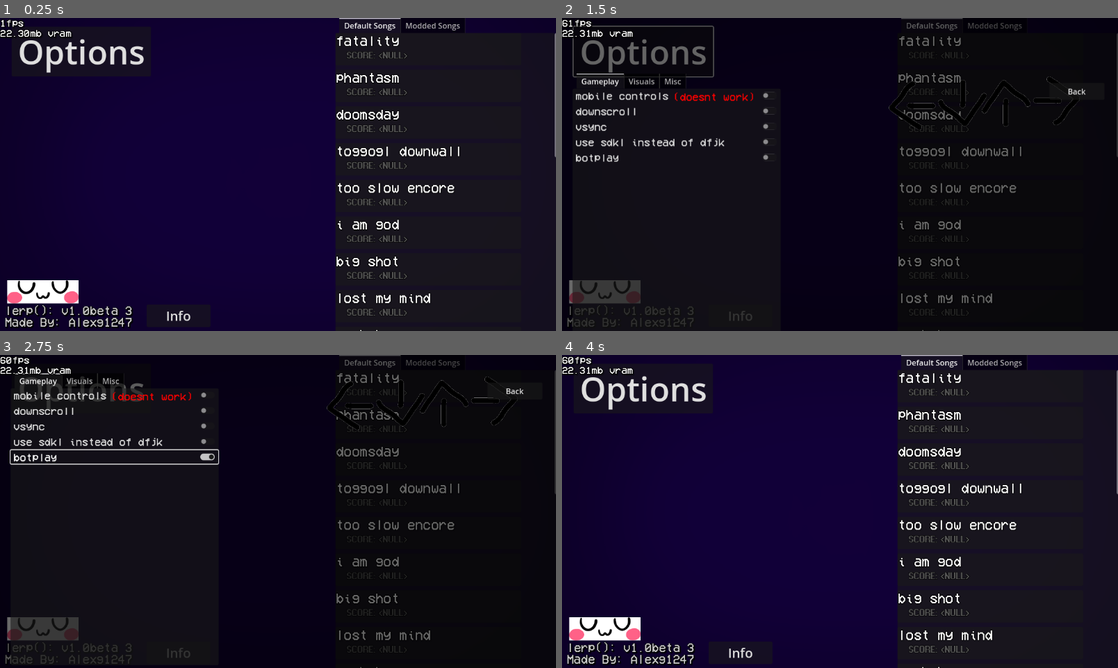
Above: before the commit, frames 1-4 (two rows, left to right).
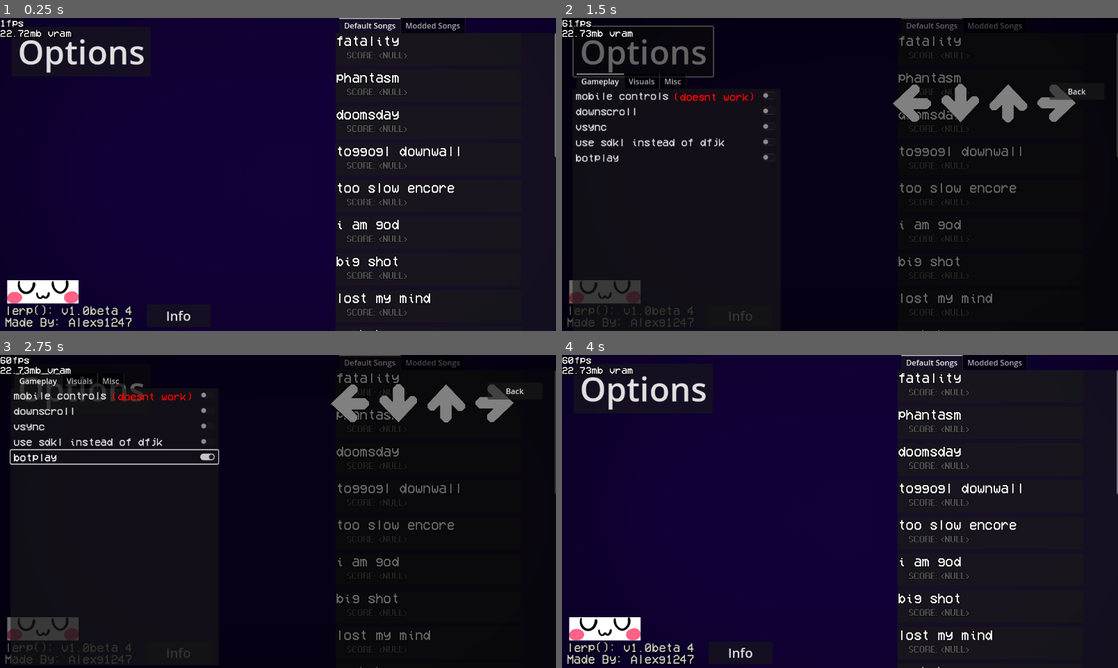
Above: after the commit, the same moments.

Repository: Alexg1247/lerp
Game: Godot game, scene res://scnee/Main Menu.tscn
The game is run twice, just before and just after one commit, with the same random seed, the same clock (stepped at 60 frames per second) and the same inputs.
Inputs (mouse positions are in pixels of both pictures, inside the frame that each line leads up to):
- Up to frame 1 (0.25 s): no input
- Up to frame 2 (1.5 s): click "Options" at 0.5 s; click (990, 49) at 1.27 s
- Up to frame 3 (2.75 s): click "botplay" at 2 s
- Up to frame 4 (4 s): click "Back" at 2.75 s; move the mouse to (962, 495) at 3.52 s; hold Right (ui_right) from 3.53 s (still down); tap Alt (fun is inf) at 3.6 s

The runs differ from the first frame. In frame 1, less than 0.1% of the frame differs, in the area x 3-24%, y 3-96%; in frame 2, 1.8%; in frame 3, 1.8%, in the area x 3-94%, y 3-95%; in frame 4, less than 0.1%.

Commit message:
fatality mix modchart, modded song mochart support

Diff:
--- a/assets/note skin/strumline.gd
+++ b/assets/note skin/strumline.gd
@@ -67,30 +67,30 @@
 						Globals.emit_signal("player_note_hit", hit, hit.note_data, hit.name)
 						match hit.note_data +1:
 							1:
-								key.get_node("key").frame = 0
+								key.get_node("Receptor").self_modulate = Color(1,1,1,1)
 							2:
-								key2.get_node("key").frame = 0
+								key2.get_node("Receptor").self_modulate = Color(1,1,1,1)
 							3:
-								key3.get_node("key").frame = 0
+								key3.get_node("Receptor").self_modulate = Color(1,1,1,1)
 							4:
-								key4.get_node("key").frame = 0
+								key4.get_node("Receptor").self_modulate = Color(1,1,1,1)
 						match hit.note_data +1:
 							1:
-								key2.get_node("key").frame = 1
-								key3.get_node("key").frame = 1
-								key4.get_node("key").frame = 1
+								key2.get_node("Receptor").self_modulate = Color(0.5,0.5,0.5,1)
+								key3.get_node("Receptor").self_modulate = Color(0.5,0.5,0.5,1)
+								key4.get_node("Receptor").self_modulate = Color(0.5,0.5,0.5,1)
 							2:
-								key.get_node("key").frame = 1
-								key3.get_node("key").frame = 1
-								key4.get_node("key").frame = 1
+								key.get_node("Receptor").self_modulate = Color(0.5,0.5,0.5,1)
+								key3.get_node("Receptor").self_modulate = Color(0.5,0.5,0.5,1)
+								key4.get_node("Receptor").self_modulate = Color(0.5,0.5,0.5,1)
 							3:
-								key2.get_node("key").frame = 1
-								key.get_node("key").frame = 1
-								key4.get_node("key").frame = 1
+								key2.get_node("Receptor").self_modulate = Color(0.5,0.5,0.5,1)
+								key.get_node("Receptor").self_modulate = Color(0.5,0.5,0.5,1)
+								key4.get_node("Receptor").self_modulate = Color(0.5,0.5,0.5,1)
 							4:
-								key2.get_node("key").frame = 1
-								key3.get_node("key").frame = 1
-								key.get_node("key").frame = 1
+								key2.get_node("Receptor").self_modulate = Color(0.5,0.5,0.5,1)
+								key3.get_node("Receptor").self_modulate = Color(0.5,0.5,0.5,1)
+								key.get_node("Receptor").self_modulate = Color(0.5,0.5,0.5,1)
 
 					else:
 						Globals.notes_hit += 1
@@ -102,30 +102,30 @@
 						Globals.emit_signal("player_note_hit", hit, hit.note_data, hit.name)
 						match hit.note_data +1:
 							1:
-								key.get_node("key").frame = 0
+								key.get_node("Receptor").self_modulate = Color(1,1,1,1)
 							2:
-								key2.get_node("key").frame = 0
+								key2.get_node("Receptor").self_modulate = Color(1,1,1,1)
 							3:
-								key3.get_node("key").frame = 0
+								key3.get_node("Receptor").self_modulate = Color(1,1,1,1)
 							4:
-								key4.get_node("key").frame = 0
+								key4.get_node("Receptor").self_modulate = Color(1,1,1,1)
 						match hit.note_data +1:
 							1:
-								key2.get_node("key").frame = 1
-								key3.get_node("key").frame = 1
-								key4.get_node("key").frame = 1
+								key2.get_node("Receptor").self_modulate = Color(0.5,0.5,0.5,1)
+								key3.get_node("Receptor").self_modulate = Color(0.5,0.5,0.5,1)
+								key4.get_node("Receptor").self_modulate = Color(0.5,0.5,0.5,1)
 							2:
-								key.get_node("key").frame = 1
-								key3.get_node("key").frame = 1
-								key4.get_node("key").frame = 1
+								key.get_node("Receptor").self_modulate = Color(0.5,0.5,0.5,1)
+								key3.get_node("Receptor").self_modulate = Color(0.5,0.5,0.5,1)
+								key4.get_node("Receptor").self_modulate = Color(0.5,0.5,0.5,1)
 							3:
-								key2.get_node("key").frame = 1
-								key.get_node("key").frame = 1
-								key4.get_node("key").frame = 1
+								key2.get_node("Receptor").self_modulate = Color(0.5,0.5,0.5,1)
+								key.get_node("Receptor").self_modulate = Color(0.5,0.5,0.5,1)
+								key4.get_node("Receptor").self_modulate = Color(0.5,0.5,0.5,1)
 							4:
-								key2.get_node("key").frame = 1
-								key3.get_node("key").frame = 1
-								key.get_node("key").frame = 1
+								key2.get_node("Receptor").self_modulate = Color(0.5,0.5,0.5,1)
+								key3.get_node("Receptor").self_modulate = Color(0.5,0.5,0.5,1)
+								key.get_node("Receptor").self_modulate = Color(0.5,0.5,0.5,1)
 
 
 
--- a/assets/songs/fatality/thewindowthing.gd
+++ b/assets/songs/fatality/thewindowthing.gd
@@ -1,5 +1,6 @@
 extends Window
 
 func _on_button_pressed():
+
+	Globals.totalwindows -= 1
 	self.queue_free()
-	Globals.totalwindows -= 1
--- a/assets/songs/fatality/thewindowthing.tscn
+++ b/assets/songs/fatality/thewindowthing.tscn
@@ -23,10 +23,9 @@
 process_priority = -108
 canvas_item_default_texture_filter = 0
 canvas_item_default_texture_repeat = 1
-initial_position = 1
+initial_position = 2
 title = "UwU i love thicc thighs"
 size = Vector2i(356, 236)
-current_screen = -2
 transient = true
 unresizable = true
 borderless = true
--- a/assets/songs/fatality/window varient 2.tscn
+++ b/assets/songs/fatality/window varient 2.tscn
@@ -42,10 +42,10 @@
 
 [node name="Label2" type="Label" parent="."]
 texture_filter = 3
-offset_left = 57.0
-offset_top = 40.0
-offset_right = 348.906
-offset_bottom = 95.295
+offset_left = 51.0
+offset_top = 84.0
+offset_right = 342.906
+offset_bottom = 139.295
 theme_override_colors/font_outline_color = Color(0, 0, 0, 1)
 theme_override_constants/outline_size = 6
 theme_override_fonts/font = ExtResource("3_dtn0j")
@@ -53,8 +53,9 @@
 text = "idfk sometihng happenend"
 
 [node name="Uwu" type="Sprite2D" parent="."]
-position = Vector2(176, 92)
-scale = Vector2(0.456, 0.456)
+texture_filter = 3
+position = Vector2(171, 58)
+scale = Vector2(0.482421, 0.482421)
 texture = ExtResource("4_waoj1")
 
 [node name="Button" type="Button" parent="."]
--- a/assets/songs/you cant run/modchart.gd
+++ b/assets/songs/you cant run/modchart.gd
@@ -30,16 +30,16 @@
 
 func beat_hit():
 	if Conductor.cur_beat % 2 == 0:
-		if $pixelexe.frame >= $pixelexe.frames.get_frame_count($pixelexe.animation) - 1:
+		if $pixelexe.frame >= $pixelexe.sprite_frames.get_frame_count($pixelexe.animation) - 1:
 			$pixelexe_anim.play('idle')
 			$pixelexe.frame = 0
-		if $sock.frame >= $sock.frames.get_frame_count($sock.animation) - 1:
+		if $sock.frame >= $sock.sprite_frames.get_frame_count($sock.animation) - 1:
 			$sock_anim.play('idle')
 			$sock.frame = 0
-		if $pixelbf.frame >= $pixelbf.frames.get_frame_count($pixelbf.animation) - 1:
+		if $pixelbf.frame >= $pixelbf.sprite_frames.get_frame_count($pixelbf.animation) - 1:
 			$pixelbf_anim.play('idle')
 			$pixelbf.frame = 0
-		if $bf.frame >= $bf.frames.get_frame_count($bf.animation) - 1:
+		if $bf.frame >= $bf.sprite_frames.get_frame_count($bf.animation) - 1:
 			$bf_anim.play('idle')
 			$bf.frame = 0
 	match Conductor.cur_beat:
--- /dev/null
+++ b/mods/songs/fatality-invasion-mix/modchart.gd
@@ -0,0 +1,46 @@
+extends Modchart
+
+func beat_hit():
+	match Conductor.cur_beat:
+		542:
+			$speech.text = "MY TURN."
+		545:
+			$speech.text = ""
+		552:
+			$speech.text = "WHATS OCCURRED?" # whats occurred
+		554:
+			$speech.text = "WHATS OCCURRED? ANOTHER"
+		556:
+			$speech.text = "FATAL"
+		558:
+			$speech.text = "FATAL ERROR"
+		560:
+			$speech.text = "FILLING"
+		561:
+			$speech.text = "FILLING LESSER"
+		563:
+			$speech.text = "FILLING LESSER SOULS WITH"
+		564:
+			$speech.text = "RAGING"
+		566:
+			$speech.text = "RAGING TERROR"
+		568:
+			$speech.text = "NEVER"
+		569:
+			$speech.text = "NEVER INTENDED"
+		572:
+			$speech.text = "TO BE"
+		573:
+			$speech.text = "TO BE A"
+		574:
+			$speech.text = "TO BE A SCARER"
+		576:
+			$speech.text = "IT SEEMS"
+		577:
+			$speech.text = "IT SEEMS LIKE YOU"
+		580:
+			$speech.text = "IT SEEMS LIKE YOU WANT"
+		582:
+			$speech.text = "IT SEEMS LIKE YOU WANT MORE FROM ME"
+		584:
+			$speech.text = ""
--- /dev/null
+++ b/mods/songs/fatality-invasion-mix/modchart.tscn
@@ -0,0 +1,21 @@
+[gd_scene load_steps=3 format=3 uid="uid://dirty0721sd8j"]
+
+[ext_resource type="Script" path="res://mods/songs/fatality-invasion-mix/modchart.gd" id="1_8txwg"]
+[ext_resource type="FontFile" uid="uid://dhks7js66n5cq" path="res://assets/fonts/W95FA.otf" id="2_cqjui"]
+
+[node name="modchart" type="CanvasLayer"]
+script = ExtResource("1_8txwg")
+
+[node name="speech" type="Label" parent="."]
+texture_filter = 3
+offset_left = -22.0
+offset_top = -6.0
+offset_right = 1131.0
+offset_bottom = 644.0
+theme_override_colors/font_color = Color(0.905882, 0, 0.00392157, 1)
+theme_override_colors/font_outline_color = Color(0, 0, 0, 1)
+theme_override_constants/outline_size = 13
+theme_override_fonts/font = ExtResource("2_cqjui")
+theme_override_font_sizes/font_size = 58
+horizontal_alignment = 1
+vertical_alignment = 1
--- a/pAYSlate.gd
+++ b/pAYSlate.gd
@@ -32,8 +32,8 @@
 		inst = load(str("res://mods/songs/" + song + "/" + CoolUtil.findsong("res://mods/songs/"+song, false)))
 		bg = load("res://mods/songs/" + song + "/" + CoolUtil.getdaimagethingy("res://mods/songs/" + song, song))
 		backgroundnode = get_node("Backgrounds")
-		if ResourceLoader.exists("res://assets/songs/"+song+ "/modchart.tscn"):
-			var modchart = load("res://assets/songs/"+song+ "/modchart.tscn").instantiate()
+		if ResourceLoader.exists("res://mods/songs/"+song+ "/modchart.tscn"):
+			var modchart = load("res://mods/songs/"+song+ "/modchart.tscn").instantiate()
 			get_node("/root/").add_child(modchart)
 		backgroundnode.texture = bg
 		#bg scaling that ima add later hopefully
--- a/scnee/Main Menu.gd
+++ b/scnee/Main Menu.gd
@@ -8,6 +8,14 @@
 var currentmoddedsong = 0
 
 var randcolor = Color(randi(), randi(),randi(),1)
+
+var colourarray:Array = [
+	Color(0.07,0,0.22,1),
+	Color(0.09,0.09,0.17,1),
+	Color(0.14,0,0.1,1),
+	Color(0.13,0.02,0.01,1),
+	Color(0.21,0,0.02,1)
+]
 
 var lerped = true
 # Called when the node enters the scene tree for the first time.
@@ -66,8 +74,7 @@
 	Conductor.position += delta * 1000
 	if Conductor.cur_beat >= 4:
 		var tween = get_tree().create_tween()
-		var thiccthighs = randf_range(0,0.6)
-		tween.tween_property($Control/ColorRect, "color", Color(thiccthighs, thiccthighs,randf_range(0,0.6),1), delta * 10000).set_trans(Tween.TRANS_SINE)
+		tween.tween_property($Control/ColorRect, "color", colourarray[randi_range(0,colourarray.size() - 1)], delta * 10000).set_trans(Tween.TRANS_SINE)
 		#print("thicc thighs")
 		tween.play()
 		Conductor.position = 0
--- a/scnee/Main Menu.tscn
+++ b/scnee/Main Menu.tscn
@@ -1,10 +1,61 @@
-[gd_scene load_steps=6 format=3 uid="uid://cxda6lm74j14w"]
+[gd_scene load_steps=14 format=3 uid="uid://cxda6lm74j14w"]
 
 [ext_resource type="Script" path="res://scnee/Main Menu.gd" id="1_vp2ck"]
 [ext_resource type="LabelSettings" uid="uid://darl5r556djxr" path="res://assets/fonts/font_styles/titlescreen idk.tres" id="2_apkys"]
 [ext_resource type="Texture2D" uid="uid://cdspg65cfqf2q" path="res://assets/uwu.png" id="3_n3ogb"]
 [ext_resource type="Texture2D" uid="uid://d2aiiw1sfjrln" path="res://assets/images/vignette.png" id="4_tc2qy"]
 [ext_resource type="PackedScene" uid="uid://0ab2x5hcw6ui" path="res://scnee/Optchin Menu.tscn" id="5_pblyy"]
+
+[sub_resource type="Curve" id="Curve_mc0yv"]
+min_value = -360.0
+max_value = 360.0
+_data = [Vector2(0, 1), 0.0, 0.0, 0, 0, Vector2(1, 0), 0.0, 0.0, 0, 0]
+point_count = 2
+
+[sub_resource type="CurveTexture" id="CurveTexture_46h0j"]
+curve = SubResource("Curve_mc0yv")
+
+[sub_resource type="Curve" id="Curve_lti2c"]
+min_value = -360.0
+max_value = 360.0
+_data = [Vector2(0, 1), 0.0, 0.0, 0, 0, Vector2(1, 98.1818), 0.0, 0.0, 0, 0]
+point_count = 2
+
+[sub_resource type="CurveTexture" id="CurveTexture_l5e4u"]
+curve = SubResource("Curve_lti2c")
+
+[sub_resource type="Curve" id="Curve_e1pgf"]
+min_value = -1.0
+_data = [Vector2(0, 1), 0.0, 0.0, 0, 0, Vector2(1, 0.418182), 0.0, 0.0, 0, 0]
+point_count = 2
+
+[sub_resource type="CurveTexture" id="CurveTexture_5vwsd"]
+curve = SubResource("Curve_e1pgf")
+
+[sub_resource type="ParticleProcessMaterial" id="ParticleProcessMaterial_chxj0"]
+lifetime_randomness = 0.65
+emission_shape = 1
+emission_sphere_radius = 1.0
+particle_flag_disable_z = true
+spread = 180.0
+gravity = Vector3(0, 98, 0)
+initial_velocity_max = 314.6
+angular_velocity_min = -720.0
+angular_velocity_max = 536.93
+angular_velocity_curve = SubResource("CurveTexture_l5e4u")
+orbit_velocity_min = 0.0
+orbit_velocity_max = 0.1
+linear_accel_max = 6.74
+angle_min = -333.4
+angle_max = 720.0
+angle_curve = SubResource("CurveTexture_46h0j")
+scale_min = 11.24
+scale_max = 46.16
+hue_variation_min = -0.7
+hue_variation_max = 0.13
+hue_variation_curve = SubResource("CurveTexture_5vwsd")
+
+[sub_resource type="PlaceholderTexture2D" id="PlaceholderTexture2D_v5bib"]
 
 [node name="Main Menu" type="Control"]
 layout_mode = 3
@@ -20,6 +71,14 @@
 anchors_preset = 0
 offset_right = 40.0
 offset_bottom = 40.0
+
+[node name="GPUParticles2D" type="GPUParticles2D" parent="Control"]
+self_modulate = Color(1, 1, 1, 0.227451)
+position = Vector2(570, 238)
+amount = 45
+process_material = SubResource("ParticleProcessMaterial_chxj0")
+texture = SubResource("PlaceholderTexture2D_v5bib")
+lifetime = 4.24
 
 [node name="Vignette" type="Sprite2D" parent="Control"]
 self_modulate = Color(1, 1, 1, 0.333333)
@@ -42,7 +101,7 @@
 offset_top = 558.0
 offset_right = 320.0
 offset_bottom = 640.0
-text = "lerp(): v1.0beta 3
+text = "lerp(): v1.0beta 4
 Made By: Alexg1247"
 label_settings = ExtResource("2_apkys")
 vertical_alignment = 2
--- a/scnee/Note/Note.gd
+++ b/scnee/Note/Note.gd
@@ -32,18 +32,18 @@
 		0:
 			strum.position.x = 388
 			direction = 0
+			$default.rotate(deg_to_rad(-90))
 			pass
 		1:
 			strum.position.x = 488
-			$default.rotate(deg_to_rad(-90))
+			$default.rotate(deg_to_rad(180))
 			direction = 1
 		2:
 			strum.position.x = 588
-			$default.rotate(deg_to_rad(90))
 			direction = 2
 		3:
 			strum.position.x = 688
-			$default.rotate(deg_to_rad(180))
+			$default.rotate(deg_to_rad(90))
 			direction = 3
 	#scale = Vector2(0.5, 0.5)
 	#if Globals.save.grab("guants") == Globals.save.grab("custom_note_color_per_song"):
--- a/scnee/Note/Note.tscn
+++ b/scnee/Note/Note.tscn
@@ -1,7 +1,8 @@
-[gd_scene load_steps=4 format=3 uid="uid://e15j05iiwj3u"]
+[gd_scene load_steps=5 format=3 uid="uid://e15j05iiwj3u"]
 
 [ext_resource type="Script" path="res://scnee/Note/Note.gd" id="1_fcm3o"]
 [ext_resource type="Texture2D" uid="uid://dk25tydcojb1m" path="res://assets/images/gameplay/arrow that u hit.png" id="2_sduqu"]
+[ext_resource type="Texture2D" uid="uid://diolc51w5cr" path="res://assets/images/gameplay/Receptor_hit.png" id="3_e8tap"]
 
 [sub_resource type="Gradient" id="Gradient_72lcg"]
 colors = PackedColorArray(1, 1, 1, 1, 1, 0, 0, 1)
@@ -14,7 +15,7 @@
 y_sort_enabled = true
 scale = Vector2(1, 0.938462)
 points = PackedVector2Array(0, 0, 0, 0)
-width = 15.0
+width = 20.0
 default_color = Color(1, 0, 0, 1)
 gradient = SubResource("Gradient_72lcg")
 joint_mode = 2
@@ -24,7 +25,13 @@
 round_precision = 9
 antialiased = true
 
-[node name="default" type="Sprite2D" parent="."]
+[node name="default old" type="Sprite2D" parent="."]
+visible = false
 scale = Vector2(0.5, 0.5)
 texture = ExtResource("2_sduqu")
 hframes = 2
+
+[node name="default" type="Sprite2D" parent="."]
+position = Vector2(4.76837e-07, 0)
+scale = Vector2(0.193686, 0.193686)
+texture = ExtResource("3_e8tap")
--- a/scnee/key.gd
+++ b/scnee/key.gd
@@ -6,22 +6,24 @@
 func _ready():
 	match(keynumber):
 		0:
-			pass
+			rotate(deg_to_rad(-90))
 			direction = "left"
 		1:
-			rotate(deg_to_rad(-90))
+
+			rotate(deg_to_rad(180))
 			direction = "down"
 		2:
-			rotate(deg_to_rad(90))
+
 			direction = "up"
 		3:
-			rotate(deg_to_rad(180))
+
+			rotate(deg_to_rad(90))
 			direction = "right"
 	#position.y = -128
 
 func _process(delta):
 	if !Globals.save.grab("botplay"):
 		if Input.is_action_pressed("gameplay_" + str(keynumber)):
-			$key.frame = 0
+			$Receptor.self_modulate = Color(1,1,1,1)
 		if !Input.is_action_pressed("gameplay_" + str(keynumber)):
-			$key.frame = 1
+			$Receptor.self_modulate = Color(0.5,0.5,0.5,1)
--- a/scnee/key.tscn
+++ b/scnee/key.tscn
@@ -1,12 +1,13 @@
 [gd_scene load_steps=3 format=3 uid="uid://b2n1aptkvrgpc"]
 
 [ext_resource type="Script" path="res://scnee/key.gd" id="1_f0oex"]
-[ext_resource type="Texture2D" uid="uid://dk25tydcojb1m" path="res://assets/images/gameplay/arrow that u hit.png" id="2_v88t7"]
+[ext_resource type="Texture2D" uid="uid://diolc51w5cr" path="res://assets/images/gameplay/Receptor_hit.png" id="3_l61vt"]
 
 [node name="key" type="Node2D"]
 script = ExtResource("1_f0oex")
 
-[node name="key" type="Sprite2D" parent="."]
-texture = ExtResource("2_v88t7")
-hframes = 2
-frame = 1
+[node name="Receptor" type="Sprite2D" parent="."]
+self_modulate = Color(0.490196, 0.490196, 0.490196, 1)
+position = Vector2(-9.53674e-07, 0)
+scale = Vector2(0.357106, 0.363992)
+texture = ExtResource("3_l61vt")
Binary file added: assets/images/Screenshot_2023-02-12_00-29-36.png
Not shown, added: assets/images/Screenshot_2023-02-12_00-29-36.png.import
Binary file added: assets/images/W Blazjhe.png
Not shown, added: assets/images/W Blazjhe.png.import
Binary file added: assets/images/gameplay/Arrow.png
Not shown, added: assets/images/gameplay/Arrow.png.import
Binary file added: assets/images/gameplay/Receptor.png
Not shown, added: assets/images/gameplay/Receptor.png.import
Binary file added: assets/images/gameplay/Receptor_hit.png
Not shown, changed: assets/images/gameplay/Receptor_hit.png.import
Renamed: assets/songs/hello/hello.json -> assets/songs but better/hello/hello.json
Renamed: assets/songs/hello/hello.png -> assets/songs but better/hello/hello.png
(and 5 more such lines)
